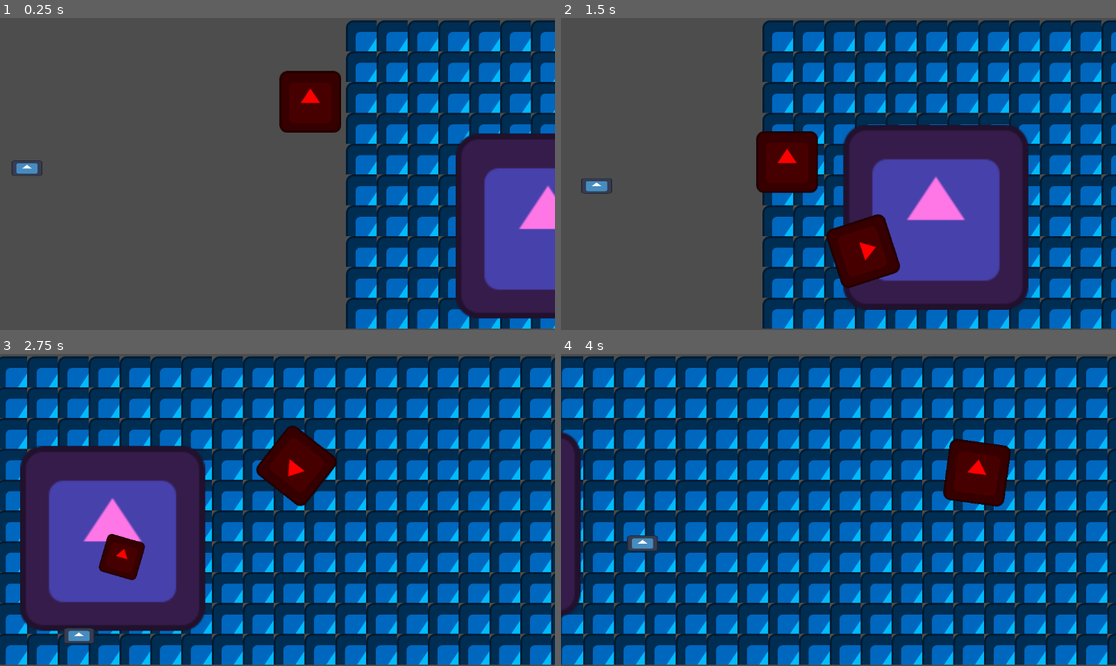
Above: before the commit, frames 1-4 (two rows, left to right).
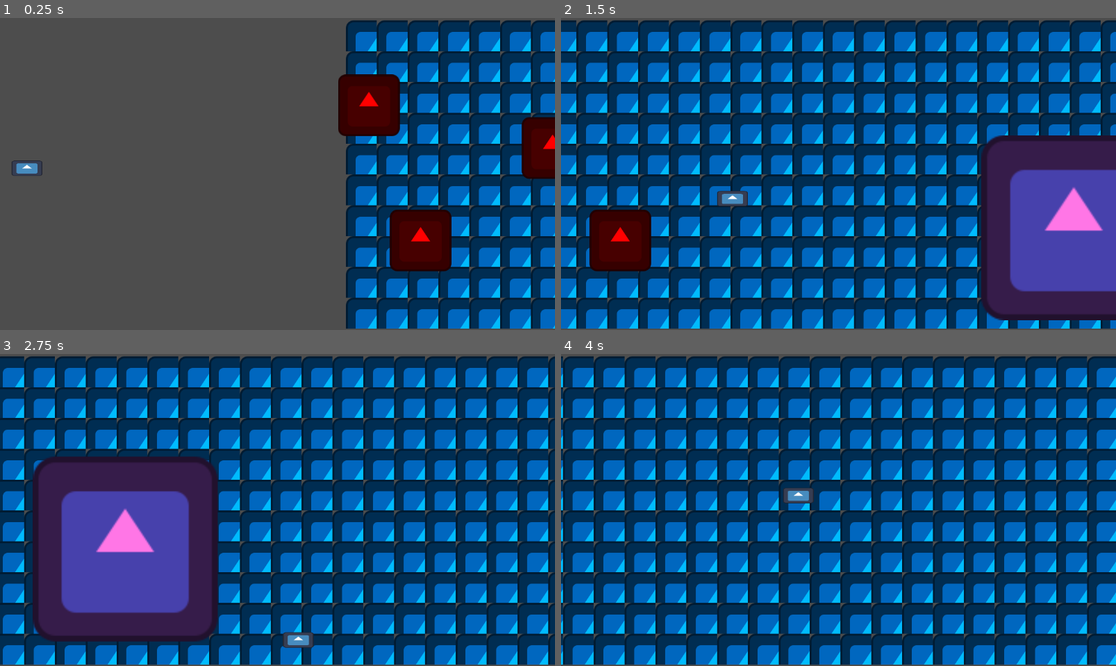
Above: after the commit, the same moments.

Repository: UHSGDC/alfred-the-dipping-bird
Game: Godot game, scene res://scenes/midwest/midwest_minigame.tscn
Same seed, same stepped clock (60 frames per second), same inputs: the game is played once before the commit and once after it. The project has no main scene, so this scene is started directly. The engine's default icon, where the game draws it, is replaced by a stand-in: a white triangle on a blue panel in a dark square.
Inputs:
- Up to frame 1 (0.25 s): no input
- Up to frame 2 (1.5 s): tap Enter (minigame_tester_reinstance) at 0.5 s; hold D (right) 0.53-1.28 s; tap Space (interact) at 0.6, 1.35 s; hold S (down) from 1.28 s (still down)
- Up to frame 3 (2.75 s): release S (down) at 2.03 s; hold D (right) from 2.03 s (still down); hold Backspace (minigame_tester_end) from 2.03 s (still down); tap Space (interact) at 2.3 s
- Up to frame 4 (4 s): release D (right) at 2.78 s; release Backspace (minigame_tester_end) at 2.78 s; hold W (up) 2.78-3.53 s; tap Enter (minigame_tester_reinstance) at 2.85 s; tap Space (interact) at 3.05, 3.6 s; hold A (left) from 3.53 s (still down)

The runs differ from the first frame. In frame 1, 17% of the frame differs, in the area x 50-100%, y 16-97%; in frame 2, 69%, in the area x 0-100%, y 0-100%; in frame 3, 33%; in frame 4, 57%.

Commit message:
Player and tornado interaction added
- Debug pause movement in player script changed to debug_mode so it can be used for all debug code
- tornado_move() function handles the movement of the player once they touch with a tornado
- Changed the move() function to substract AUTOSCROLL_SPEED from velocity then add it back before adding it to the position. This allows a smooth transition between normal movement and tornado movement taking into account the player's base movement due to autoscrolling
- Added tornado scene/node to "tornado" group
- Added player lives and death
- Player_killed signal is emitted when the player has 0 or less current lives
- midwest_minigame.gd will end minigame when it receives player_killed signal

Diff:
--- a/scenes/midwest/midwest_minigame.tscn
+++ b/scenes/midwest/midwest_minigame.tscn
@@ -38,7 +38,6 @@
 top_left_bound = NodePath("../PlayerCamera/LeftPlayerBound")
 bot_right_bound = NodePath("../PlayerCamera/RightPlayerBound")
 camera = NodePath("../PlayerCamera")
-debug_pause_movement = true
 
 [node name="Sprite2D" type="Sprite2D" parent="Player"]
 scale = Vector2(0.5, 0.25)
@@ -57,19 +56,23 @@
 [node name="TornadoPaths" type="Node2D" parent="."]
 
 [node name="Path2D" type="Path2D" parent="TornadoPaths"]
-position = Vector2(-172.219, -8)
+position = Vector2(564, 14)
 curve = SubResource("Curve2D_mx3ea")
 
 [node name="Obstacles" type="Node2D" parent="."]
 
-[node name="Obstacle" parent="Obstacles" instance=ExtResource("4_qgnbj")]
-position = Vector2(987, 259)
-linear_velocity = Vector2(0, 200)
+[node name="Obstacle3" parent="Obstacles" instance=ExtResource("4_qgnbj")]
+position = Vector2(872, 270)
+mass = 0.5
 
-[node name="Obstacle2" parent="Obstacles" instance=ExtResource("4_qgnbj")]
-position = Vector2(346, 151)
+[node name="Obstacle4" parent="Obstacles" instance=ExtResource("4_qgnbj")]
+position = Vector2(514, 165)
 mass = 0.5
-linear_velocity = Vector2(100, 100)
+linear_velocity = Vector2(-100, 70)
+
+[node name="Obstacle5" parent="Obstacles" instance=ExtResource("4_qgnbj")]
+position = Vector2(598, 462)
+mass = 0.5
 
 [node name="Tornado" parent="Obstacles" node_paths=PackedStringArray("path") instance=ExtResource("5_88lxc")]
 position = Vector2(937, 667)
@@ -84,4 +87,6 @@
 [node name="RightPlayerBound" type="Marker2D" parent="PlayerCamera"]
 position = Vector2(520, 270)
 
+[connection signal="area_entered" from="Player" to="Player" method="_on_area_entered"]
 [connection signal="body_entered" from="Player" to="Player" method="_on_body_entered"]
+[connection signal="player_killed" from="Player" to="." method="_on_player_player_killed"]
--- a/scenes/midwest/tornado.tscn
+++ b/scenes/midwest/tornado.tscn
@@ -6,7 +6,7 @@
 [sub_resource type="CircleShape2D" id="CircleShape2D_euvjd"]
 radius = 148.165
 
-[node name="Tornado" type="Area2D"]
+[node name="Tornado" type="Area2D" groups=["tornado"]]
 z_index = -1
 gravity_space_override = 1
 gravity_point = true
--- a/scripts/midwest/midwest_minigame.gd
+++ b/scripts/midwest/midwest_minigame.gd
@@ -1 +1,5 @@
 extends BaseMinigame
+
+
+func _on_player_player_killed() -> void:
+	end_minigame(false, 0)
--- a/scripts/midwest/player.gd
+++ b/scripts/midwest/player.gd
@@ -1,34 +1,73 @@
 extends Area2D
 
+signal player_killed
 
 const MAX_SPEED: Vector2 = Vector2(400, 400)
 const ACCELERATION: Vector2 = MAX_SPEED * 10
 const AUTOSCROLL_SPEED: float = 600
+const MAX_TORNADO_SPEED: float = 400
+const TORNADO_VELOCITY: float = 500
+const TORNADO_DEACCELERATION_MULTIPLIER: float = 5.0
+const TORNADO_DEATH_DISTANCE: float = 10.0
+const MIN_SCALE: float = 0.3
+const TORNADO_BASE_ROTATION_SPEED: float = PI * 1.1
 
 @export var top_left_bound: Marker2D
 @export var bot_right_bound: Marker2D
 @export var camera: Camera2D
-@export var debug_pause_movement: bool
+@export var debug_mode: bool
+@export var max_lives: int = 3.0
 
 var debug_movement_paused: bool = false
+var velocity: Vector2 = Vector2(AUTOSCROLL_SPEED, 0)
+var tornado: Area2D
 
-var velocity: Vector2 = Vector2.ZERO
+@onready var current_lives: int = max_lives :
+	set(value):
+		if debug_mode:
+			print("current_lives changed from %s to %s" % [current_lives, value])
+		current_lives = value
+		if current_lives <= 0:
+			player_killed.emit()
 
 
 func _physics_process(delta: float) -> void:
-	if debug_pause_movement:
-		if Input.is_action_just_pressed("interact"):
-			debug_movement_paused = !debug_movement_paused
-		if !debug_movement_paused:
+	if debug_mode and Input.is_action_just_pressed("interact"):
+		debug_movement_paused = !debug_movement_paused
+
+	if !debug_movement_paused:
+		if tornado:
+			tornado_move(delta)
+			if debug_mode:
+				camera.position += Input.get_vector("left", "right", "up", "down") * delta * AUTOSCROLL_SPEED
+		else:
 			move(delta)
-	else:
-		move(delta)
+
+
+func tornado_move(delta: float) -> void:
+	var distance := global_position.distance_to(tornado.global_position)
+	var direction := global_position.direction_to(tornado.global_position)
+	var tornado_radius: float = tornado.collision_shape.shape.radius
+
+	# Scale and rotate player as they reach the center
+	scale = remap(min(distance / tornado_radius, 1), 0, 1, MIN_SCALE, 1) * Vector2.ONE
+	rotate(TORNADO_BASE_ROTATION_SPEED * delta * tornado_radius / distance)
+
+	# These two lines of code took a lot of hacking together to work alright. DO NOT change them
+	velocity = lerp(velocity, Vector2.ZERO, delta * distance / tornado_radius * TORNADO_DEACCELERATION_MULTIPLIER)
+
+	global_position = lerp(global_position + (direction.rotated(-PI / 2) * TORNADO_VELOCITY + velocity) * delta, tornado.global_position, delta * tornado_radius / distance)
+
+	# Kill player if they are close to the center of the tornado
+	if distance < TORNADO_DEATH_DISTANCE:
+		current_lives = 0
 
 
 func move(delta: float) -> void:
-	camera.position.x += AUTOSCROLL_SPEED * delta
+	var input := Input.get_vector("left", "right", "up", "down")
 
-	var input := Input.get_vector("left", "right", "up", "down")
+	# Remove AUTOSCROLL_SPEED (added back later) so we can do calculations
+	velocity.x -= AUTOSCROLL_SPEED
 
 	# Vertical
 	if input.y: # Acceleration
@@ -52,14 +91,32 @@
 	velocity.x = clampf(velocity.x, -MAX_SPEED.x, MAX_SPEED.x)
 	velocity.y = clampf(velocity.y, -MAX_SPEED.y, MAX_SPEED.y)
 
-	# Basic movement
+	# Basic movement. Adding back AUTOSCROLL_SPEED
+	velocity.x += AUTOSCROLL_SPEED
 	position += velocity * delta
-	position.x += AUTOSCROLL_SPEED * delta
+
+	camera.position.x += AUTOSCROLL_SPEED * delta
 
 	# Clamping position
 	position.x = clampf(position.x, top_left_bound.global_position.x, bot_right_bound.global_position.x)
 	position.y = clampf(position.y, top_left_bound.global_position.y, bot_right_bound.global_position.y)
 
 
+# Obstacle
 func _on_body_entered(body: Node2D) -> void:
-	print(name + " hit obstacle")
+	if !body.is_in_group("obstacle"):
+		return
+	if debug_mode:
+		print(name + " hit obstacle")
+	current_lives -= 1
+	body.queue_free()
+
+
+# Tornado
+func _on_area_entered(area: Area2D) -> void:
+	if !area.is_in_group("tornado") || tornado:
+		return
+	if debug_mode:
+		print(name + " hit tornado")
+	tornado = area
+	tornado.path_follow_speed = 0
